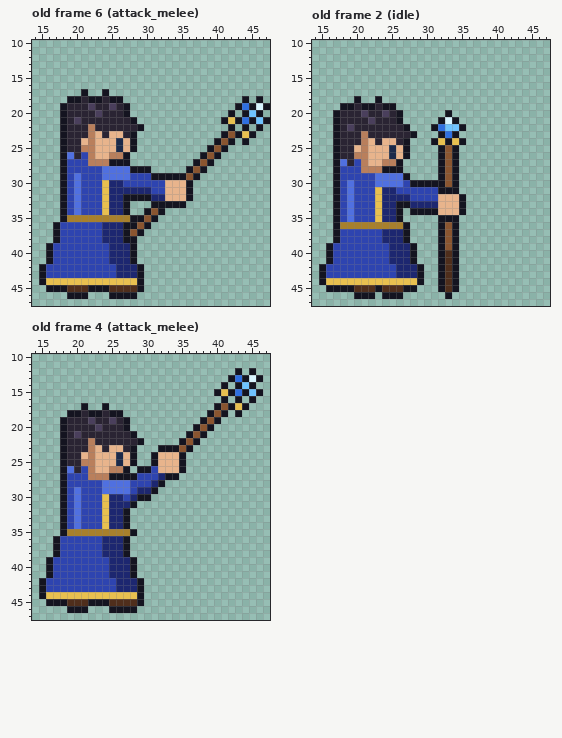
File history of a pixel-art file, art/sprites/combate/clases/mago.aseprite. Above is the file before it was changed.
48x48 pixels, 19 frames. Shown: old frame 6 (attack_melee): x 14..47, y 10..47; old frame 2 (idle): x 14..47, y 10..47; old frame 4 (attack_melee): x 14..47, y 10..47. The commit also changed other frames, which this record leaves out.
And afterwards:
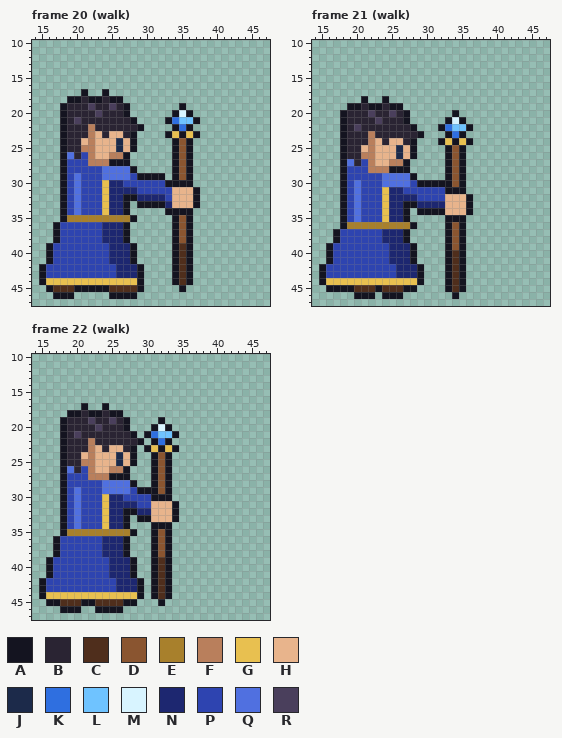
Palette (. is transparent): A #141420  B #2a2433  C #4f2e1c  D #8a5530  E #a8802c  F #b97f5c  G #e8c050  H #e8b48c  J #1c2a4a  K #2f6fe0  L #6fc3ff  M #d8f4ff  N #1d2770  P #2e44b0  Q #5070e0  R #4a3f5c
A new or re-ordered frame is compared with the old frame closest to it.
Edits made:
frames 19 -> 23
Frame 20 (walk) is new; against old frame 6 (attack_melee), layers "cuerpo", "arma":
y 18: x 44 A -> .; x 46 A -> .
y 19: x 35 . -> A; x 43..47 AKAMA -> .....
y 20: x 34..36 ... -> AMA; x 42 A -> .; x 44..46 ALA -> ...
y 21: x 33..37 ..... -> AKLLA; x 41..47 AGAKALA -> .......
y 22: x 34..36 ... -> AKA; x 42 A -> .; x 44 A -> .; x 46 A -> .
y 23: x 33..37 ..... -> AGAGA; x 41..45 ADAGA -> .....
y 24: x 34..36 ... -> ADA; x 40..42 ADA -> ...; x 44 A -> .
y 25: x 34..36 ... -> ADA; x 39..41 ADA -> ...
y 26: x 34..36 ... -> ADA; x 38..40 ADA -> ...
y 27: x 34..39 ...ADA -> ADA...
y 28: x 29..30 AA -> ..; x 34..35 .. -> AD; x 37..38 DA -> ..
y 29: x 29..30 PP -> AA; x 33 A -> .; x 35..37 ADA -> DA.
y 30: x 33..35 HHH -> AAA
y 31: x 29..30 NN -> PP; x 33 H -> P; x 36..37 A. -> HA
y 32: x 29..30 AA -> NN; x 33 H -> P; x 36..37 A. -> HA
y 33: x 29..30 .. -> AA; x 33..37 AAA.. -> NHHHA
y 34: x 30..36 ADA.... -> ...AAAA
y 35: x 29..31 ADA -> ...; x 34..36 ... -> ADA
y 36: x 28..30 ADA -> ...; x 34..36 ... -> ADA
y 37: x 28..29 DA -> ..; x 34..36 ... -> ADA
y 38: x 28 A -> .; x 34..36 ... -> ADA
y 39..44: x 34..36 ... -> ACA
y 45: x 17..18 AA -> CC; x 20..21 CC -> AA; x 35 . -> A
y 46: x 17..18 .. -> AA; x 20..21 AA -> ..
Frame 21 (walk) is new; against old frame 2 (idle), layers "cuerpo", "arma":
y 18: x 20..21 A. -> .A; x 23..24 A. -> .A
y 19: x 18 A -> .; x 20..21 BA -> AB; x 23..24 BA -> AB; x 26 . -> A
y 20: x 17..18 AB -> .A; x 21..22 RB -> BR; x 24..27 RBA. -> BRBA; x 33..34 A. -> .A
y 21: x 17..18 AB -> .A; x 22..23 RB -> BR; x 26..27 A. -> BA; x 32..35 AMA. -> .AMA
y 22: x 17..20 ABRB -> .ABR; x 27..28 A. -> BA; x 31..33 AKL -> .AK; x 35..36 A. -> LA
y 23: x 17..18 AB -> .A; x 21..22 FB -> BF; x 28..29 A. -> BA; x 32..35 AKA. -> .AKA
y 24: x 17..18 AB -> .A; x 21..24 FHBH -> BFHB; x 26..28 BA. -> HBA; x 31..36 AGAGA. -> .AGAGA
y 25: x 17..18 AB -> .A; x 20..22 HFH -> BHF; x 25..28 JHA. -> HJHA; x 32..35 ADA. -> .ADA
y 26: x 17..18 AB -> .A; x 20 F -> B; x 22 H -> F; x 25..28 JHA. -> HJHA; x 32..35 ADA. -> .ADA
y 27: x 17..22 AQBPFH -> .AQBPF; x 24 F -> H; x 26..27 A. -> FA; x 32..35 ADA. -> .ADA
y 28: x 17..18 AP -> .A; x 21 F -> P; x 24 A -> F; x 27 . -> A; x 32..35 ADA. -> .ADA
y 29: x 17..18 AP -> .A; x 23 Q -> P; x 27..28 A. -> QA; x 32..35 ADA. -> .ADA
y 30: x 17..20 APQP -> .APQ; x 23 Q -> P; x 27..28 PA -> QP; x 33..35 DA. -> ADA
y 31: x 17..20 APQP -> .APQ; x 23..24 GN -> PG; x 26 P -> N; x 32 A -> P; x 35 . -> A
y 32: x 17..20 APQP -> .APQ; x 23..24 GN -> PG; x 28 P -> N; x 32 H -> P; x 35..36 A. -> HA
y 33: x 17..20 APQP -> .APQ; x 23..24 GN -> PG; x 26 A -> N; x 28 N -> A; x 32 H -> N; x 35..36 A. -> HA
y 34: x 17..20 APQP -> .APQ; x 23..24 GN -> PG; x 26..28 A.A -> NA.; x 32 H -> A; x 35..36 A. -> HA
y 35: x 17..20 APQP -> .APQ; x 23..24 GN -> PG; x 26..27 A. -> NA; x 32 A -> .; x 35 . -> A
y 36: x 17..18 AE -> .A; x 27..28 A. -> EA; x 32..35 ADA. -> .ADA
y 37..39: x 32..35 ADA. -> .ADA
y 40..45: x 32..35 ACA. -> .ACA
y 46: x 33..34 A. -> .A
Frame 22 (walk) is new; against old frame 4 (attack_melee), layers "cuerpo", "arma":
y 12: x 43 A -> .; x 45 A -> .
y 13: x 42..46 AKAMA -> .....
y 14: x 41 A -> .; x 43..45 ALA -> ...
y 15: x 40..46 AGAKALA -> .......
y 16: x 41 A -> .; x 43 A -> .; x 45 A -> .
y 17: x 40..44 ADAGA -> .....
y 18: x 39..41 ADA -> ...; x 43 A -> .
y 19: x 32 . -> A; x 38..40 ADA -> ...
y 20: x 31..33 ... -> AMA; x 37..39 ADA -> ...
y 21: x 30..34 ..... -> AKLLA; x 36..38 ADA -> ...
y 22: x 31..33 ... -> AKA; x 35..37 ADA -> ...
y 23: x 30..31 .. -> AG; x 33 A -> G; x 35..36 DA -> ..
y 24..25: x 32..35 HHHA -> DA..
y 26: x 29..35 AAPHHHA -> ..ADA..
y 27: x 28..32 APPPN -> ...AD; x 34 A -> .
y 28: x 28..33 PPPNA. -> A..ADA
y 29: x 29..30 NN -> AA; x 32..33 .. -> DA
y 30: x 28..33 NAA... -> PPPAAA
y 31: x 28..34 A...... -> NPPHHHA
y 32: x 28..34 ....... -> ANNHHHA
y 33: x 29..34 ...... -> AAHHHA
y 34: x 31..33 ... -> AAA
y 35..38: x 31..33 ... -> ADA
y 39..44: x 31..33 ... -> ACA
y 45: x 18 A -> C; x 21 C -> A; x 23..24 AA -> CC; x 27..29 CCA -> AA.; x 32 . -> A
y 46: x 18 . -> A; x 21 A -> .; x 23..24 .. -> AA; x 27..28 AA -> ..
Pixel boxes of the changes (left, top, right, bottom) in both pictures:
changed: (130, 96, 270, 292)
changed: (53, 285, 88, 299)
changed: (333, 96, 473, 299)
changed: (60, 368, 263, 613)
